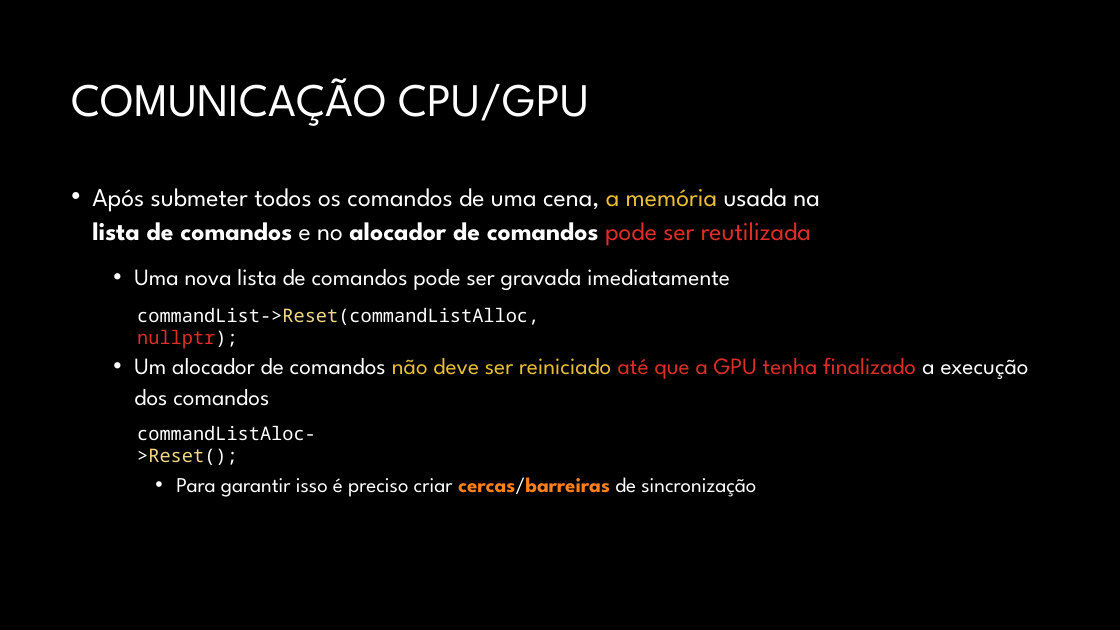
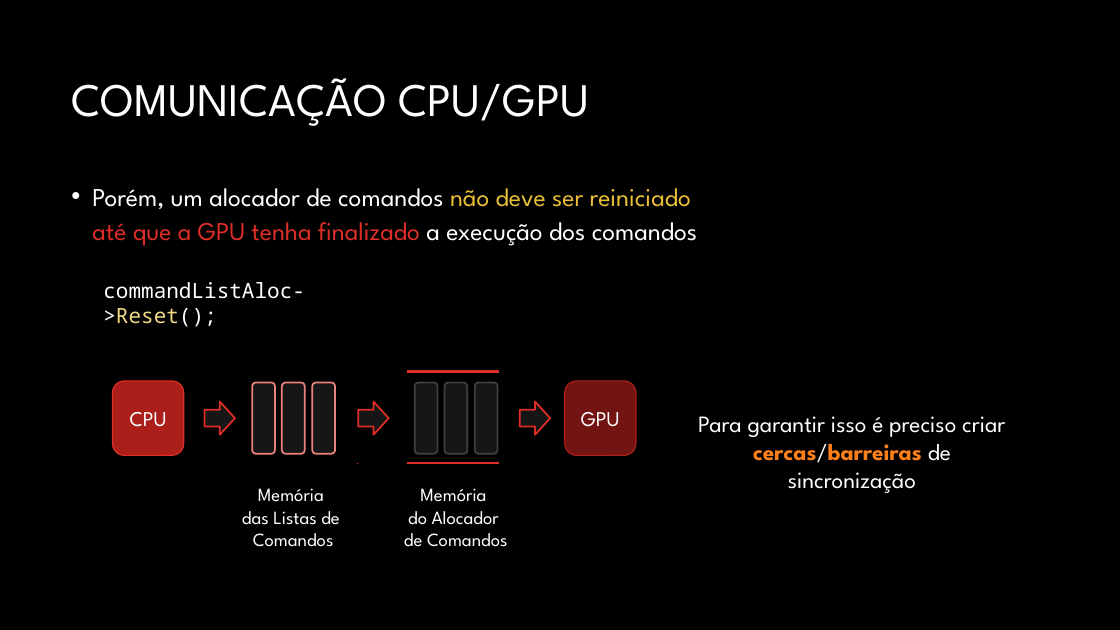
Before and after one commit to JudsonSS/CG, a slide deck: slide 25 of Slides/05. Infraestrutura do DirectX.pptx (slide 24 before the commit). Drawn at 1120x630 pixels with LibreOffice and Linux fonts; fonts in the diff are those of the drawing; background and template pictures are left out. Boxes give left, top, right and bottom in pixels: in the first picture for what was removed or moved away, otherwise in the second. Text is boxed around its words. In the diff, an @@ line names an element or a change of style, - is before the commit and + after.

```diff
--- a/Slides/05. Infraestrutura do DirectX.pptx
+++ b/Slides/05. Infraestrutura do DirectX.pptx
@@ text at <box>92,188,697,246</box>: text changed; size 20 to 22 pt @@
-• Após submeter todos os comandos de uma cena, a memória usada na
-  lista de comandos e no alocador de comandos pode ser reutilizada
-  • Uma nova lista de comandos pode ser gravada imediatamente
-  • Um alocador de comandos não deve ser reiniciado até que a GPU tenha finalizado a execução dos comandos
-    • Para garantir isso é preciso criar cercas/barreiras de sincronização
+• Porém, um alocador de comandos não deve ser reiniciado
+  até que a GPU tenha finalizado a execução dos comandos
@@ text "commandListAloc->Reset();": place and size @@
-text "commandListAloc->Reset();" at <box>137,425,316,465</box>
+text "commandListAloc->Reset();" at <box>103,282,305,327</box>
@@ text "commandListAloc->Reset();" at <box>103,282,305,327</box>: size 16 to 18 pt @@
@@ text removed at <box>137,307,539,349</box> @@
-commandList->Reset(commandListAlloc, nullptr);
@@ group added at <box>113,371,636,547</box>: 8 rounded rectangles, 3 down arrows, 2 texts, 2 lines @@
+GPU
+CPU
+Memória
+das Listas de
+Comandos
+Memória
+do Alocador
+de Comandos
@@ text added at <box>698,416,1005,493</box>, 20 pt, text #FFFFFF @@
+Para garantir isso é preciso criar cercas/barreiras de sincronização
```
Also in this commit, not shown: 6 other slides changed, 1 slide added.
